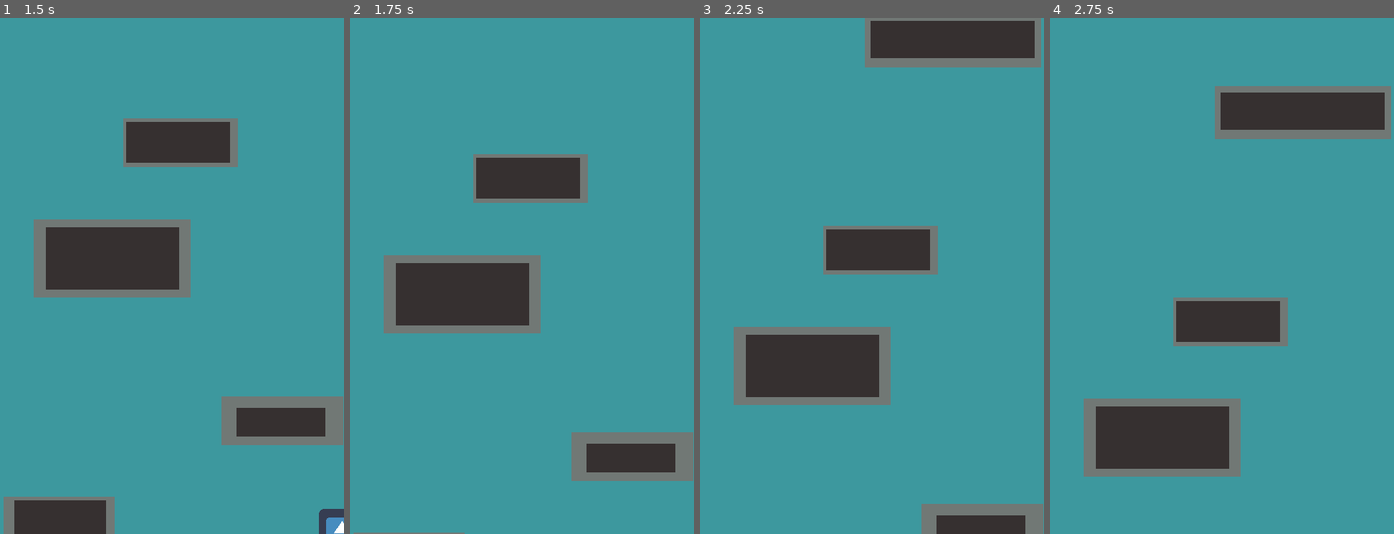
Above: before the commit, frames 1-4 (left to right).
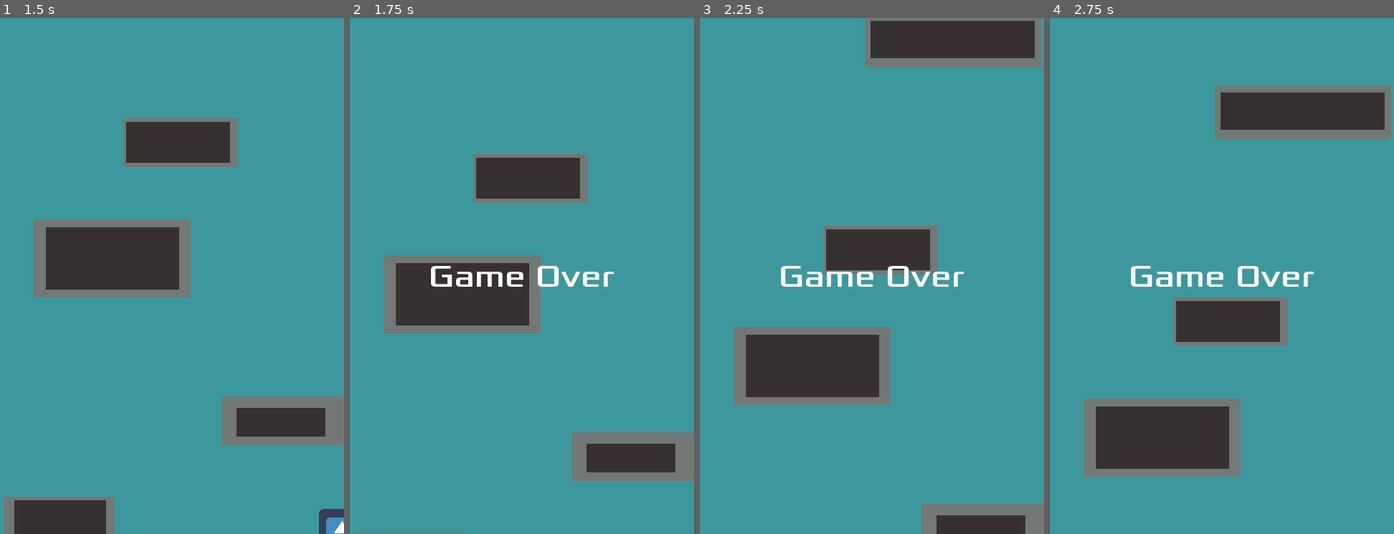
Above: after the commit, the same moments.

Repository: Harrison-Winters/Jet-Pack-Escape
Game: Godot game, scene res://Stage1.tscn
The game is run twice, just before and just after one commit, with the same random seed, the same clock (stepped at 60 frames per second) and the same inputs. The engine's default icon, where the game draws it, is replaced by a stand-in: a white triangle on a blue panel in a dark square.
Inputs:
- Up to frame 1 (1.5 s): hold Right (ui_right) 0.53-1.28 s; hold Down (ui_down) from 1.28 s (still down)
- Up to frame 2 (1.75 s): keep holding Down (ui_down)
- Up to frame 3 (2.25 s): release Down (ui_down) at 2.03 s; hold Right (ui_right) from 2.03 s (still down)
- Up to frame 4 (2.75 s): keep holding Right (ui_right)

Frame 1 is identical in both runs. In frame 2, 0.8% of the frame differs, in the area x 23-77%, y 48-53%; in frame 3, 0.8%; in frame 4, 0.8%.

Commit message:
Added Game Over Event

Diff:
--- /dev/null
+++ b/Jetpack Escape/DeathZone.tscn
@@ -0,0 +1,10 @@
+[gd_scene load_steps=2 format=2]
+
+[sub_resource type="RectangleShape2D" id=1]
+extents = Vector2( 290, 76 )
+
+[node name="DeathZone" type="StaticBody2D"]
+
+[node name="DeathZoneCollision" type="CollisionShape2D" parent="."]
+position = Vector2( 242, 66 )
+shape = SubResource( 1 )
--- /dev/null
+++ b/Jetpack Escape/HUD.gd
@@ -0,0 +1,19 @@
+extends CanvasLayer
+
+
+# Declare member variables here. Examples:
+# var a = 2
+# var b = "text"
+
+
+# Called when the node enters the scene tree for the first time.
+func _ready():
+	pass # Replace with function body.
+
+
+# Called every frame. 'delta' is the elapsed time since the previous frame.
+#func _process(delta):
+#	pass
+
+func show_game_over():
+	$GameOverText.show()
--- /dev/null
+++ b/Jetpack Escape/HUD.tscn
@@ -0,0 +1,25 @@
+[gd_scene load_steps=4 format=2]
+
+[ext_resource path="res://Fonts/xolonium-regular.ttf" type="DynamicFontData" id=1]
+[ext_resource path="res://HUD.gd" type="Script" id=2]
+
+[sub_resource type="DynamicFont" id=1]
+size = 44
+font_data = ExtResource( 1 )
+
+[node name="HUD" type="CanvasLayer"]
+script = ExtResource( 2 )
+
+[node name="GameOverText" type="Label" parent="."]
+visible = false
+anchor_left = 0.5
+anchor_top = 0.5
+anchor_right = 0.5
+anchor_bottom = 0.5
+margin_left = -130.0
+margin_top = -26.5
+margin_right = 130.0
+margin_bottom = 26.5
+custom_fonts/font = SubResource( 1 )
+text = "Game Over"
+align = 1
--- /dev/null
+++ b/Jetpack Escape/Player.tscn
@@ -0,0 +1,20 @@
+[gd_scene load_steps=4 format=2]
+
+[ext_resource path="res://PlayerCollisionObject.gd" type="Script" id=1]
+[ext_resource path="res://icon.png" type="Texture" id=2]
+
+[sub_resource type="RectangleShape2D" id=2]
+extents = Vector2( 29, 29 )
+
+[node name="PlayerCollisionObject" type="KinematicBody2D"]
+position = Vector2( 254, 638 )
+collision/safe_margin = 3.0
+script = ExtResource( 1 )
+
+[node name="Player" type="Sprite" parent="."]
+position = Vector2( -3, -1 )
+texture = ExtResource( 2 )
+
+[node name="CollisionShape2D" type="CollisionShape2D" parent="."]
+position = Vector2( -4, 0 )
+shape = SubResource( 2 )
--- /dev/null
+++ b/Jetpack Escape/Stage1.gd
@@ -0,0 +1,19 @@
+extends Node2D
+
+
+# Declare member variables here. Examples:
+# var a = 2
+# var b = "text"
+
+
+# Called when the node enters the scene tree for the first time.
+func _ready():
+	pass
+
+
+# Called every frame. 'delta' is the elapsed time since the previous frame.
+#func _process(delta):
+#	pass
+func _process(delta):
+	if $PlayerCollisionObject.position.y > 800:
+		$HUD.show_game_over()
--- a/Jetpack Escape/Stage1.tscn
+++ b/Jetpack Escape/Stage1.tscn
@@ -1,11 +1,10 @@
-[gd_scene load_steps=9 format=2]
+[gd_scene load_steps=10 format=2]
 
-[ext_resource path="res://icon.png" type="Texture" id=1]
+[ext_resource path="res://Player.tscn" type="PackedScene" id=1]
 [ext_resource path="res://FallingWall1.gd" type="Script" id=2]
-[ext_resource path="res://PlayerCollisionObject.gd" type="Script" id=3]
-
-[sub_resource type="RectangleShape2D" id=2]
-extents = Vector2( 29, 29 )
+[ext_resource path="res://DeathZone.tscn" type="PackedScene" id=3]
+[ext_resource path="res://HUD.tscn" type="PackedScene" id=4]
+[ext_resource path="res://Stage1.gd" type="Script" id=5]
 
 [sub_resource type="PhysicsMaterial" id=3]
 
@@ -19,19 +18,9 @@
 extents = Vector2( 81, 31 )
 
 [node name="Stage1" type="Node2D"]
+script = ExtResource( 5 )
 
-[node name="PlayerCollisionObject" type="KinematicBody2D" parent="."]
-position = Vector2( 254, 638 )
-collision/safe_margin = 3.0
-script = ExtResource( 3 )
-
-[node name="Player" type="Sprite" parent="PlayerCollisionObject"]
-position = Vector2( -3, -1 )
-texture = ExtResource( 1 )
-
-[node name="CollisionShape2D" type="CollisionShape2D" parent="PlayerCollisionObject"]
-position = Vector2( -4, 0 )
-shape = SubResource( 2 )
+[node name="PlayerCollisionObject" parent="." instance=ExtResource( 1 )]
 
 [node name="WallContainer" type="Node2D" parent="."]
 position = Vector2( -11, -3 )
@@ -152,11 +141,17 @@
 margin_bottom = 36.0
 color = Color( 0.211765, 0.188235, 0.188235, 1 )
 
-[node name="CanvasLayer" type="CanvasLayer" parent="."]
+[node name="BackgroundLayer" type="CanvasLayer" parent="."]
 layer = -1
 
-[node name="Background" type="ColorRect" parent="CanvasLayer"]
+[node name="Background" type="ColorRect" parent="BackgroundLayer"]
 light_mask = 0
 anchor_right = 1.0
 anchor_bottom = 1.0
 color = Color( 0.239216, 0.596078, 0.619608, 1 )
+
+[node name="DeathZone" parent="." instance=ExtResource( 3 )]
+position = Vector2( -649, 482 )
+collision_layer = 0
+
+[node name="HUD" parent="." instance=ExtResource( 4 )]
Binary file added: Jetpack Escape/Fonts/xolonium-regular.ttf
Not shown, changed: .DS_Store
Not shown, changed: Jetpack Escape/.DS_Store
